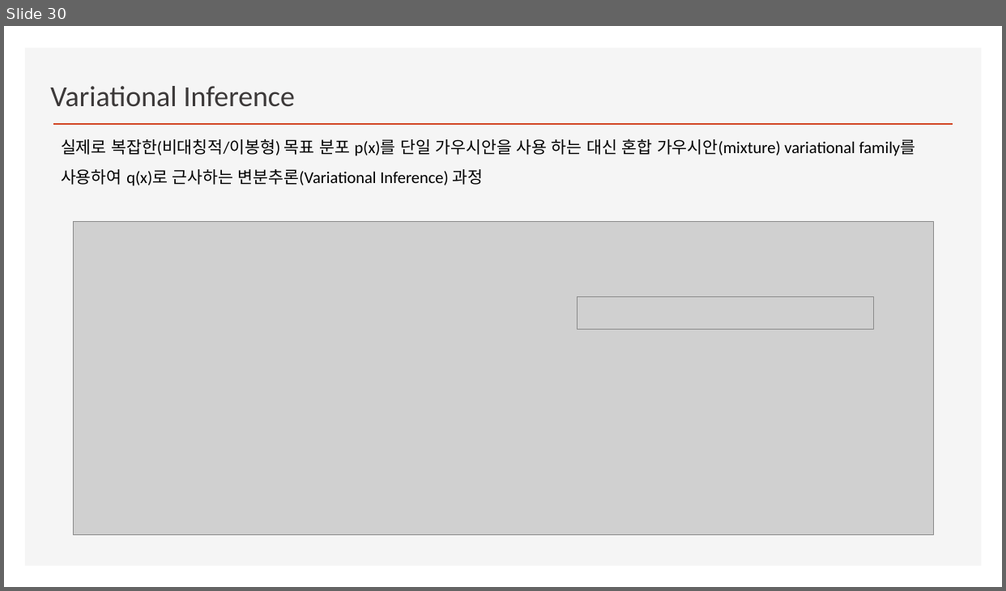
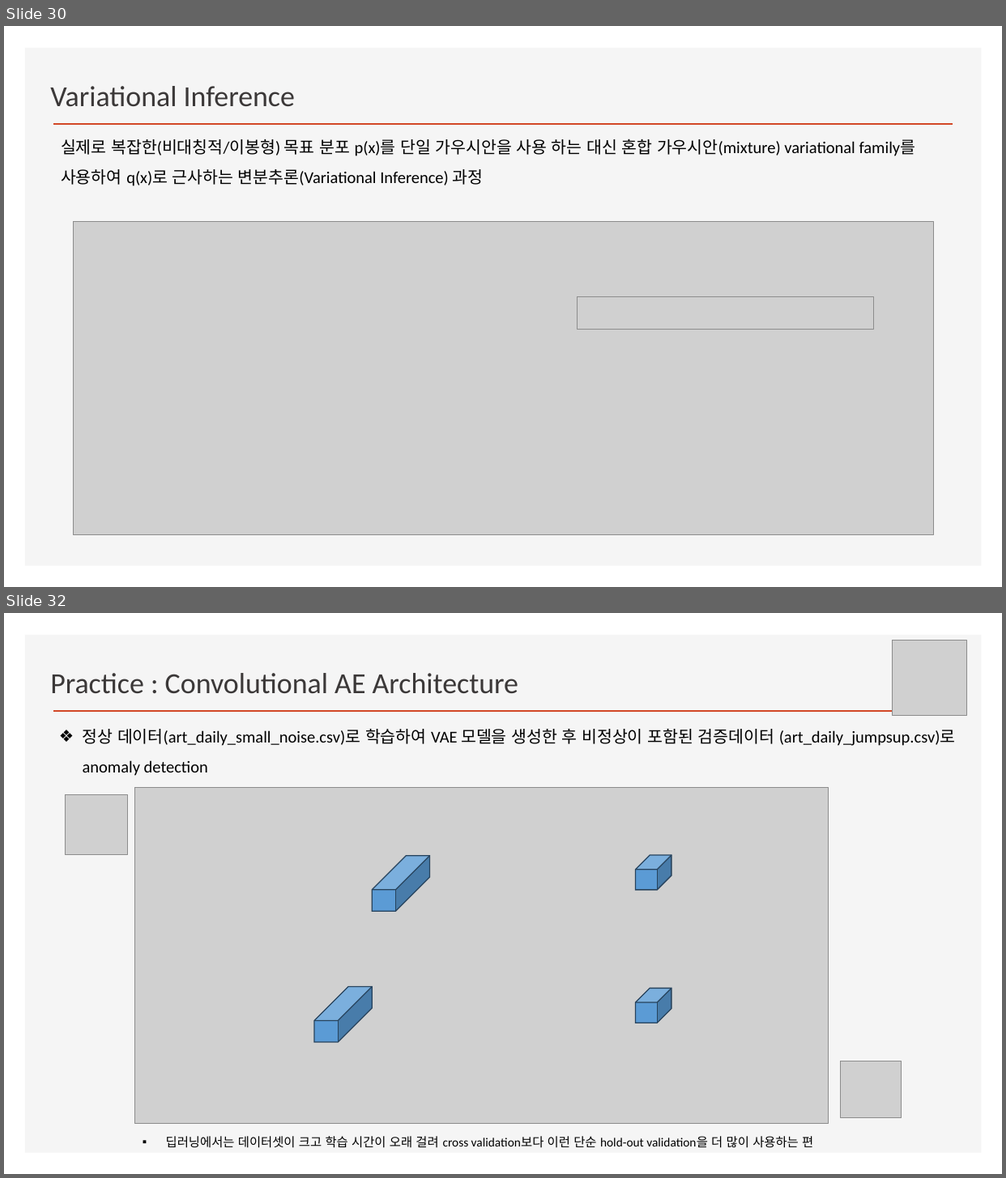
Before and after one commit to ancestor9/2026_Fall_AI-Literacy, a slide deck: Variational Autoencoders.pptx. Shown one above the other, each under a label of ours: slide 30 before the commit, slides 30 and 32 after it; the slides between them are not shown. The pictures are 1006x591 and 1006x1178 pixels, drawn with LibreOffice and Linux fonts; fonts in the diff are those of the drawing; grey boxes stand for pictures; background and template pictures are left out. Boxes give left, top, right and bottom in pixels: in the first picture for what was removed or moved away, otherwise in the second. Text is boxed around its words. In the diff, an @@ line names an element or a change of style, - is before the commit and + after.

```diff
--- a/Variational Autoencoders.pptx
+++ b/Variational Autoencoders.pptx
@@ slide 32 added at (4,613,1002,1174), background #FFFFFF; not listed: 2 template elements that a slide beside it also shows @@
@@ picture added at (892,641,967,716) @@
@@ text added at (50,673,518,694), 28 pt, text #3B3838 @@
+Practice : Convolutional AE Architecture
@@ text added at (83,729,956,776), 16 pt, text #000000 @@
+❖ 정상 데이터(art_daily_small_noise.csv)로 학습하여 VAE 모델을 생성한 후 비정상이 포함된 검증데이터 (art_daily_jumpsup.csv)로 anomaly detection
@@ picture added at (65,795,127,855) @@
@@ picture added at (135,788,829,1124) @@
@@ cube added at (373,855,430,911), fill #5B9BD5, outline #28445D 1 pt @@
@@ cube added at (636,855,671,890), fill #5B9BD5, outline #28445D 1 pt @@
@@ cube added at (315,987,373,1043), fill #5B9BD5, outline #28445D 1 pt @@
@@ cube added at (636,988,671,1023), fill #5B9BD5, outline #28445D 1 pt @@
@@ picture added at (841,1062,901,1119) @@
@@ text added at (166,1136,813,1148), 12 pt, text #000000 @@
+▪ 딥러닝에서는 데이터셋이 크고 학습 시간이 오래 걸려 cross validation보다 이런 단순 hold-out validation을 더 많이 사용하는 편
```
Also in this commit, not shown: 2 slides changed, 2 other slides added, 1 slide removed.
